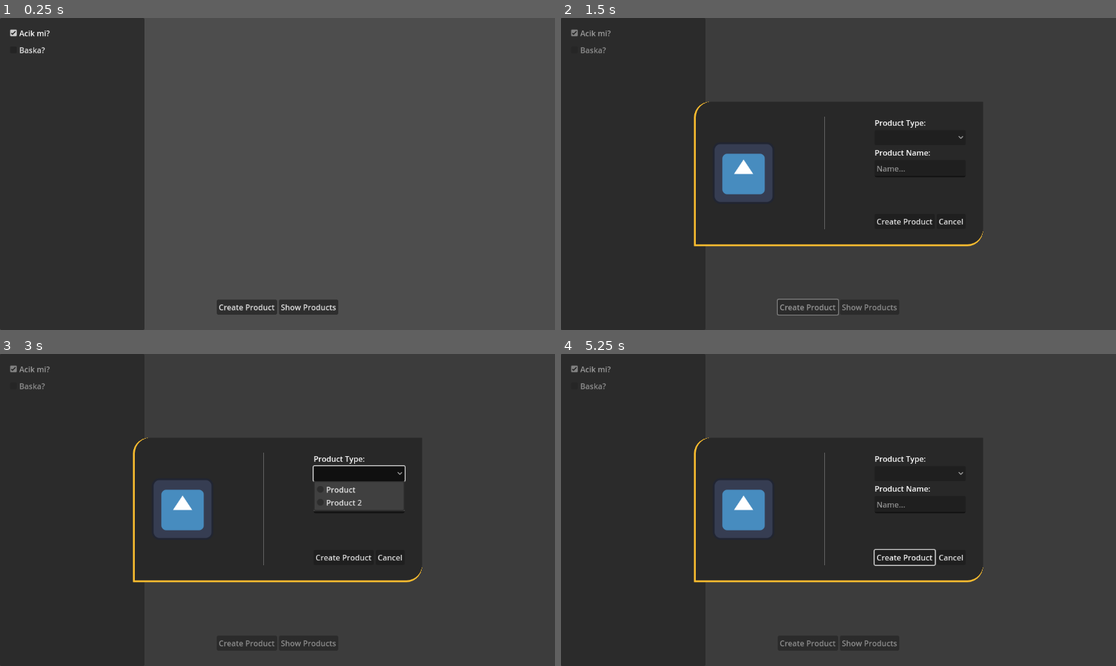
Above: before the commit, frames 1-4 (two rows, left to right).
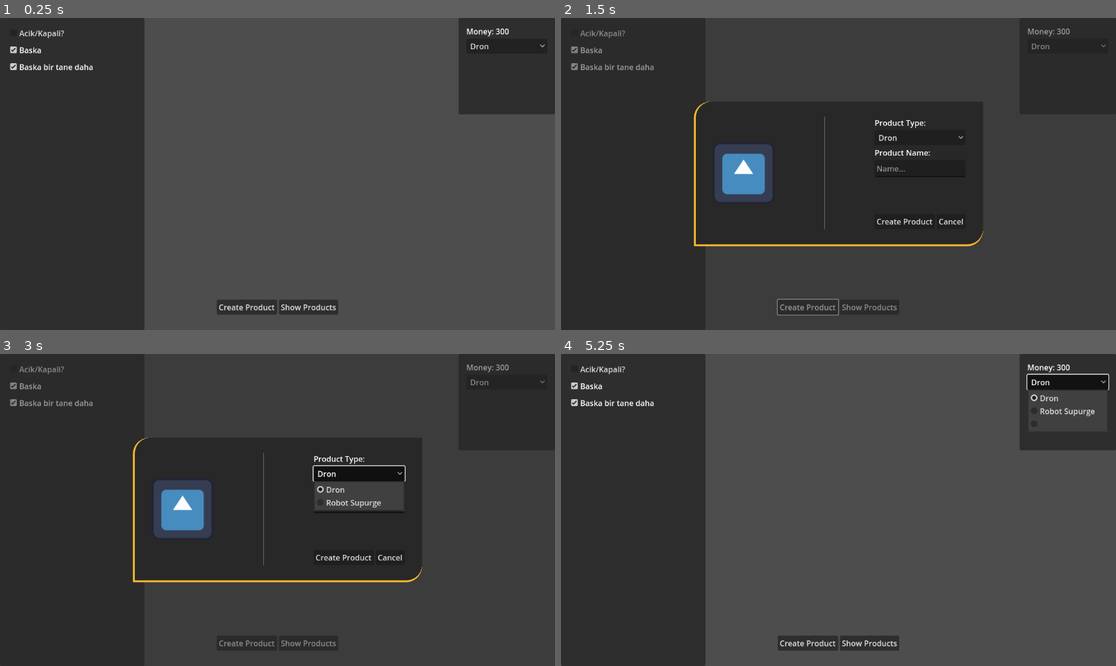
Above: after the commit, the same moments.

Repository: GameJam-Proje/brackeys-2025
Game: Godot game, scene res://game.tscn
The game is run twice, just before and just after one commit, with the same random seed, the same clock (stepped at 60 frames per second) and the same inputs. The engine's default icon, where the game draws it, is replaced by a stand-in: a white triangle on a blue panel in a dark square.
Inputs (mouse positions are in pixels of both pictures, inside the frame that each line leads up to):
- Up to frame 1 (0.25 s): no input
- Up to frame 2 (1.5 s): click "Create Product" at 0.5 s; click "Show Products" at 1.25 s
- Up to frame 3 (3 s): click (72, 385) at 2 s, where only the run after the commit has a clickable "Baska"; click (360, 472) at 2.77 s
- Up to frame 4 (5.25 s): click (633, 403) at 3.5 s, where only the run after the commit has a clickable "Baska bir tane daha"; click "Create Product" at 4.25 s; click (1066, 382) at 5 s, where only the run after the commit has a clickable "Dron"

The runs differ from the first frame. In frame 1, 5.6% of the frame differs, in the area x 1-100%, y 0-31%; in frame 2, 0.4%; in frame 3, 0.6%; in frame 4, 24%, in the area x 1-99%, y 3-94%.

Commit message:
urun degistirme seysi

Diff:
--- a/game.gd
+++ b/game.gd
@@ -1,14 +1,37 @@
 extends Control
 
-@export var product: ProductRes
+@onready var current_product: ProductRes
 @onready var parameters: Array[ParameterRes] = []
 
-@onready var product_popup = preload("res://ui/create_product/create_product.tscn")
+@export var products: Array[ProductRes]
+@onready var product_popup_instance = preload("res://ui/create_product/create_product.tscn")
 
 func _ready() -> void:
-	parameters.append_array(product.initial_parameters)
+	current_product = products[0]
 
-	for param in parameters:
+	parameters.append_array(current_product.initial_parameters)
+
+	for product in products:
+		%ProductSelector.add_item(product.name)
+
+	update_parameters()
+
+func _on_panel_toggle_button_pressed() -> void:
+	var product_popup := product_popup_instance.instantiate()
+	add_child(product_popup)
+	product_popup.connect("product_created", _on_product_created)
+
+func _on_product_selector_item_selected(index: int) -> void:
+	current_product = products[index]
+	update_parameters()
+
+func update_parameters() -> void:
+
+	# Clear container
+	for child in %VBoxContainer.get_children():
+		%VBoxContainer.remove_child(child)
+
+	for param in current_product.initial_parameters:
 		if param is SwitchParameterRes:
 			var checkbox = CheckBox.new()
 			checkbox.set_text(param.label)
@@ -16,5 +39,6 @@
 
 			%VBoxContainer.add_child(checkbox)
 
-func _on_panel_toggle_button_pressed() -> void:
-	add_child(product_popup.instantiate())
+func _on_product_created(product: ProductRes):
+	products.append(product)
+	%ProductSelector.add_item(product.name)
--- a/game.tscn
+++ b/game.tscn
@@ -1,25 +1,9 @@
-[gd_scene load_steps=8 format=3 uid="uid://dgv5hxe4qr8ic"]
+[gd_scene load_steps=5 format=3 uid="uid://dgv5hxe4qr8ic"]
 
 [ext_resource type="Script" path="res://game.gd" id="1_itcwp"]
-[ext_resource type="Script" path="res://resources/parameter_res.gd" id="2_222gd"]
-[ext_resource type="Script" path="res://resources/switch_parameter_res.gd" id="3_10xis"]
+[ext_resource type="Resource" uid="uid://bk7uce6v18lid" path="res://resources/product/dron.tres" id="3_huc81"]
+[ext_resource type="Resource" uid="uid://bqjwwmikmrcq7" path="res://resources/product/robot_supurge.tres" id="4_fjorx"]
 [ext_resource type="Script" path="res://resources/product_res.gd" id="4_tv3mw"]
-
-[sub_resource type="Resource" id="Resource_p77cf"]
-script = ExtResource("3_10xis")
-value = true
-label = "Acik mi?"
-
-[sub_resource type="Resource" id="Resource_dqj2l"]
-script = ExtResource("3_10xis")
-value = false
-label = "Baska?"
-
-[sub_resource type="Resource" id="Resource_53nrs"]
-script = ExtResource("4_tv3mw")
-name = "Robot Supurge"
-description = "Supurge"
-initial_parameters = Array[ExtResource("2_222gd")]([SubResource("Resource_p77cf"), SubResource("Resource_dqj2l")])
 
 [node name="Game" type="Control"]
 layout_mode = 3
@@ -29,7 +13,7 @@
 grow_horizontal = 2
 grow_vertical = 2
 script = ExtResource("1_itcwp")
-product = SubResource("Resource_53nrs")
+products = Array[ExtResource("4_tv3mw")]([ExtResource("3_huc81"), ExtResource("4_fjorx")])
 
 [node name="MarginContainer" type="MarginContainer" parent="."]
 layout_mode = 1
@@ -77,4 +61,33 @@
 unique_name_in_owner = true
 layout_mode = 2
 
+[node name="PanelContainer2" type="PanelContainer" parent="."]
+custom_minimum_size = Vector2(200, 200)
+layout_mode = 1
+anchors_preset = 1
+anchor_left = 1.0
+anchor_right = 1.0
+offset_left = -40.0
+offset_bottom = 40.0
+grow_horizontal = 0
+
+[node name="MarginContainer" type="MarginContainer" parent="PanelContainer2"]
+layout_mode = 2
+theme_override_constants/margin_left = 16
+theme_override_constants/margin_top = 16
+theme_override_constants/margin_right = 16
+theme_override_constants/margin_bottom = 16
+
+[node name="VBoxContainer" type="VBoxContainer" parent="PanelContainer2/MarginContainer"]
+layout_mode = 2
+
+[node name="Label" type="Label" parent="PanelContainer2/MarginContainer/VBoxContainer"]
+layout_mode = 2
+text = "Money: 300"
+
+[node name="ProductSelector" type="OptionButton" parent="PanelContainer2/MarginContainer/VBoxContainer"]
+unique_name_in_owner = true
+layout_mode = 2
+
 [connection signal="pressed" from="MarginContainer/VBoxContainer/PanelToggleButton" to="." method="_on_panel_toggle_button_pressed"]
+[connection signal="item_selected" from="PanelContainer2/MarginContainer/VBoxContainer/ProductSelector" to="." method="_on_product_selector_item_selected"]
--- /dev/null
+++ b/resources/product/dron.tres
@@ -0,0 +1,26 @@
+[gd_resource type="Resource" script_class="ProductRes" load_steps=7 format=3 uid="uid://bk7uce6v18lid"]
+
+[ext_resource type="Script" path="res://resources/parameter_res.gd" id="1_lrh4y"]
+[ext_resource type="Script" path="res://resources/switch_parameter_res.gd" id="2_4kgob"]
+[ext_resource type="Script" path="res://resources/product_res.gd" id="2_6pg3f"]
+
+[sub_resource type="Resource" id="Resource_5iiya"]
+script = ExtResource("2_4kgob")
+value = false
+label = "Acik/Kapali?"
+
+[sub_resource type="Resource" id="Resource_d0cbw"]
+script = ExtResource("2_4kgob")
+value = true
+label = "Baska"
+
+[sub_resource type="Resource" id="Resource_10qa1"]
+script = ExtResource("2_4kgob")
+value = true
+label = "Baska bir tane daha"
+
+[resource]
+script = ExtResource("2_6pg3f")
+name = "Dron"
+description = "Aciklama"
+initial_parameters = Array[ExtResource("1_lrh4y")]([SubResource("Resource_5iiya"), SubResource("Resource_d0cbw"), SubResource("Resource_10qa1")])
--- /dev/null
+++ b/resources/product/robot_supurge.tres
@@ -0,0 +1,16 @@
+[gd_resource type="Resource" script_class="ProductRes" load_steps=5 format=3 uid="uid://bqjwwmikmrcq7"]
+
+[ext_resource type="Script" path="res://resources/parameter_res.gd" id="1_c3bkm"]
+[ext_resource type="Script" path="res://resources/product_res.gd" id="2_2lfge"]
+[ext_resource type="Script" path="res://resources/switch_parameter_res.gd" id="2_c08kp"]
+
+[sub_resource type="Resource" id="Resource_v28st"]
+script = ExtResource("2_c08kp")
+value = true
+label = "Acik/Kapali?"
+
+[resource]
+script = ExtResource("2_2lfge")
+name = "Robot Supurge"
+description = "Supuruyor"
+initial_parameters = Array[ExtResource("1_c3bkm")]([SubResource("Resource_v28st")])
--- a/ui/create_product/create_product.gd
+++ b/ui/create_product/create_product.gd
@@ -1,5 +1,20 @@
 extends Control
 
+@export var base_products: Array[ProductRes]
+
+signal product_created(product: ProductRes)
+
+func _ready() -> void:
+	for product in base_products:
+		%BaseProductSelector.add_item(product.name)
 
 func _on_cancel_button_pressed() -> void:
 	queue_free()
+
+
+func _on_create_button_pressed() -> void:
+	var product: ProductRes = base_products[%BaseProductSelector.get_selected_id()].duplicate()
+	product.name = %ProductNameEdit.text
+
+	product_created.emit(product)
+	queue_free()
--- a/ui/create_product/create_product.tscn
+++ b/ui/create_product/create_product.tscn
@@ -1,7 +1,10 @@
-[gd_scene load_steps=5 format=3 uid="uid://xlmi8jaw0er7"]
+[gd_scene load_steps=8 format=3 uid="uid://xlmi8jaw0er7"]
 
 [ext_resource type="Script" path="res://ui/create_product/create_product.gd" id="1_f3qm5"]
 [ext_resource type="Texture2D" uid="uid://d3nbfwoh71w3h" path="res://icon.svg" id="1_tj0dp"]
+[ext_resource type="Script" path="res://resources/product_res.gd" id="2_r4wtr"]
+[ext_resource type="Resource" uid="uid://bk7uce6v18lid" path="res://resources/product/dron.tres" id="3_yi3wp"]
+[ext_resource type="Resource" uid="uid://bqjwwmikmrcq7" path="res://resources/product/robot_supurge.tres" id="4_pqv4k"]
 
 [sub_resource type="StyleBoxFlat" id="StyleBoxFlat_2pgma"]
 bg_color = Color(0.156863, 0.156863, 0.156863, 1)
@@ -21,6 +24,7 @@
 grow_horizontal = 2
 grow_vertical = 2
 script = ExtResource("1_f3qm5")
+base_products = Array[ExtResource("2_r4wtr")]([ExtResource("3_yi3wp"), ExtResource("4_pqv4k")])
 
 [node name="TextureRect" type="ColorRect" parent="."]
 layout_mode = 1
@@ -75,19 +79,17 @@
 layout_mode = 2
 text = "Product Type:"
 
-[node name="OptionButton" type="OptionButton" parent="PanelContainer/MarginContainer/HBoxContainer/VBoxContainer"]
+[node name="BaseProductSelector" type="OptionButton" parent="PanelContainer/MarginContainer/HBoxContainer/VBoxContainer"]
+unique_name_in_owner = true
 layout_mode = 2
 allow_reselect = true
-item_count = 2
-popup/item_0/text = "Product"
-popup/item_1/text = "Product 2"
-popup/item_1/id = 1
 
 [node name="Label2" type="Label" parent="PanelContainer/MarginContainer/HBoxContainer/VBoxContainer"]
 layout_mode = 2
 text = "Product Name:"
 
-[node name="TextEdit" type="TextEdit" parent="PanelContainer/MarginContainer/HBoxContainer/VBoxContainer"]
+[node name="ProductNameEdit" type="TextEdit" parent="PanelContainer/MarginContainer/HBoxContainer/VBoxContainer"]
+unique_name_in_owner = true
 custom_minimum_size = Vector2(0, 35.515)
 layout_mode = 2
 placeholder_text = "Name..."
@@ -102,7 +104,7 @@
 [node name="HBoxContainer" type="HBoxContainer" parent="PanelContainer/MarginContainer/HBoxContainer/VBoxContainer"]
 layout_mode = 2
 
-[node name="Button" type="Button" parent="PanelContainer/MarginContainer/HBoxContainer/VBoxContainer/HBoxContainer"]
+[node name="CreateButton" type="Button" parent="PanelContainer/MarginContainer/HBoxContainer/VBoxContainer/HBoxContainer"]
 layout_mode = 2
 text = "Create Product"
 
@@ -111,4 +113,5 @@
 layout_mode = 2
 text = "Cancel"
 
+[connection signal="pressed" from="PanelContainer/MarginContainer/HBoxContainer/VBoxContainer/HBoxContainer/CreateButton" to="." method="_on_create_button_pressed"]
 [connection signal="pressed" from="PanelContainer/MarginContainer/HBoxContainer/VBoxContainer/HBoxContainer/CancelButton" to="." method="_on_cancel_button_pressed"]
